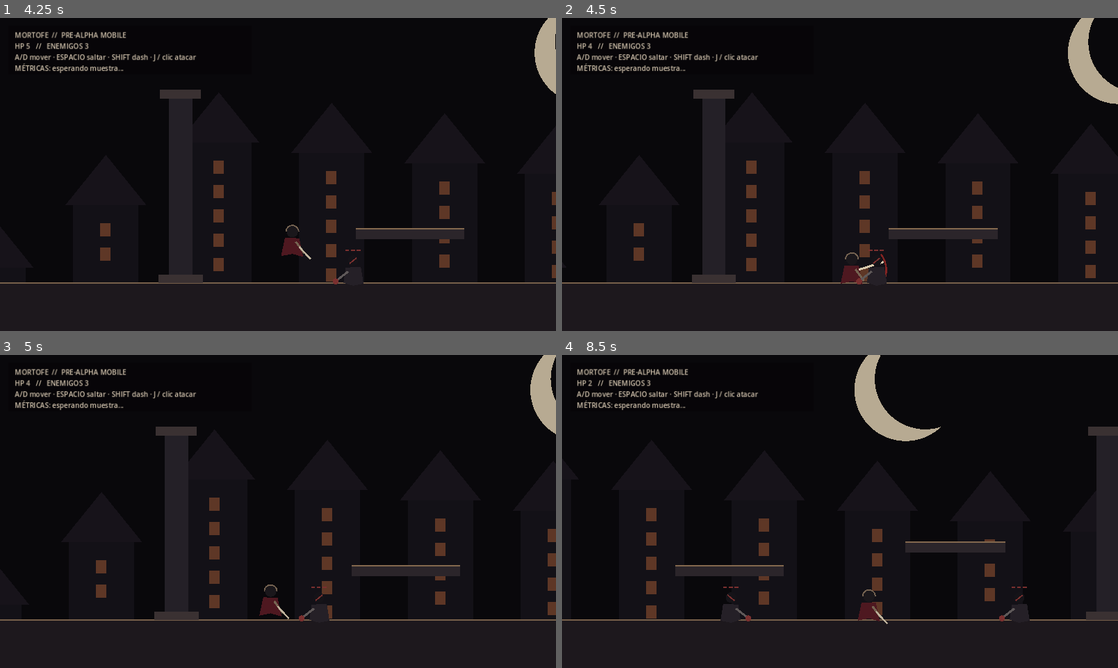
Above: before the commit, frames 1-4 (two rows, left to right).
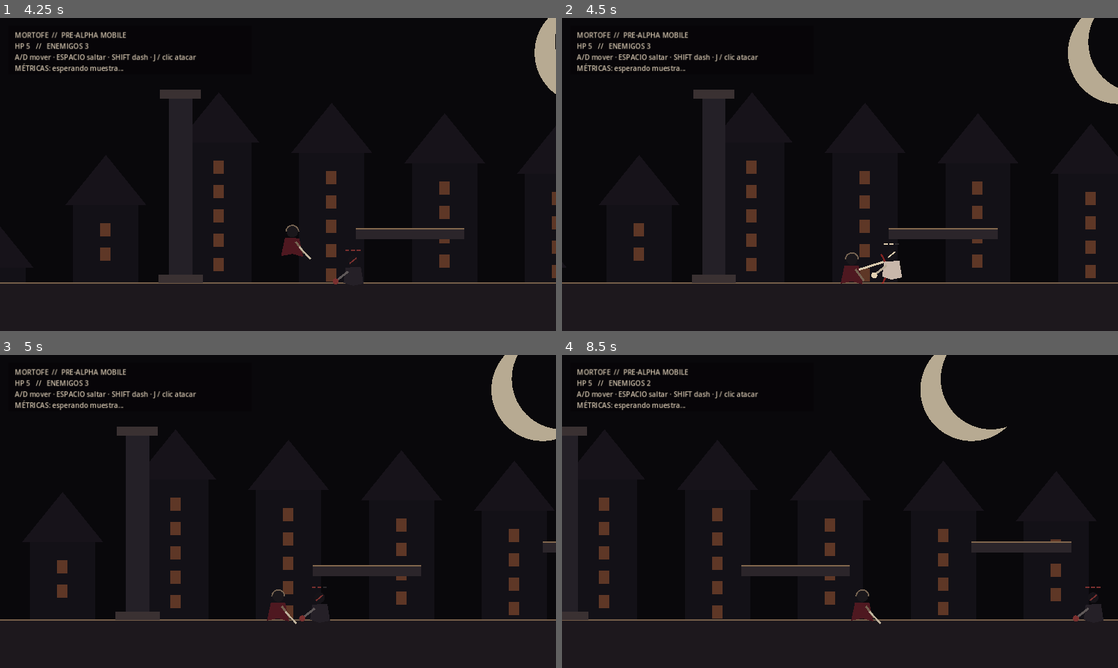
Above: after the commit, the same moments.

Repository: heliossamuelhernandezreyes/Godot-juegos-2d
Game: Godot game, scene res://main.tscn
Same seed, same stepped clock (60 frames per second), same inputs: the game is played once before the commit and once after it.
Inputs (mouse positions are in pixels of both pictures, inside the frame that each line leads up to):
- Up to frame 1 (4.25 s): tap Enter at 0.5 s; move the mouse to (400, 158) at 0.52 s; hold D (move_right) 0.53-1.25 s; tap J (attack) at 0.6, 2.3, 3.6 s; click (400, 158) at 0.67 s; tap Space (jump) at 0.77, 3.77 s; drag from (166, 190) to (294, 243) at 1.27 s; move the mouse to (333, 105) at 2.02 s; hold A (move_left) 2.03-2.75 s; tap Shift (dash) at 2.1 s; drag from (250, 237) to (111, 127) at 2.77 s; move the mouse to (444, 221) at 3.52 s; hold D (move_right) from 3.53 s (still down)
- Up to frame 2 (4.5 s): release D (move_right) at 4.25 s; drag from (673, 127) to (756, 96) at 4.27 s
- Up to frame 3 (5 s): no input
- Up to frame 4 (8.5 s): move the mouse to (867, 511) at 5.02 s; hold D (move_right) 5.03-5.75 s; tap Shift (dash) at 5.1, 8.1 s; click (867, 511) at 5.17 s; tap J (attack) at 5.3, 6.6, 8.3 s; drag from (756, 433) to (856, 608) at 5.77 s; move the mouse to (962, 495) at 6.52 s; hold A (move_left) 6.53-7.25 s; tap Space (jump) at 6.77 s; drag from (728, 527) to (812, 608) at 7.27 s; move the mouse to (895, 442) at 8.02 s; hold D (move_right) from 8.03 s (still down)

Frame 1 is identical in both runs. In frame 2, 0.3% of the frame differs, in the area x 4-62%, y 8-86%; in frame 3, 8.2%; in frame 4, 10%, in the area x 0-100%, y 0-86%.

Commit message:
refactor(mortofe): route enemy attacks through hitbox hurtbox components

Diff:
--- a/Mortofe/scripts/enemy.gd
+++ b/Mortofe/scripts/enemy.gd
@@ -1,6 +1,9 @@
 extends CharacterBody2D
 
 signal died
+
+const Hitbox2D = preload("res://scripts/combat/hitbox_2d.gd")
+const Hurtbox2D = preload("res://scripts/combat/hurtbox_2d.gd")
 
 @export var move_speed := 92.0
 @export var aggro_distance := 520.0
@@ -10,24 +13,24 @@
 var target: Node2D
 var health := 3
 var attack_cooldown_left := 0.0
+var attack_window_left := 0.0
 var hurt_flash_left := 0.0
 var facing := -1
 var gravity := float(ProjectSettings.get_setting("physics/2d/default_gravity", 980.0))
+var attack_hitbox: Area2D
 
 func _ready() -> void:
 	health = max_health
 	collision_layer = 4
 	collision_mask = 1
-	var collision := CollisionShape2D.new()
-	var capsule := CapsuleShape2D.new()
-	capsule.radius = 17.0
-	capsule.height = 50.0
-	collision.shape = capsule
-	add_child(collision)
+	_build_collision()
+	_build_hurtbox()
+	_build_attack_hitbox()
 	queue_redraw()
 
 func _physics_process(delta: float) -> void:
 	attack_cooldown_left = maxf(0.0, attack_cooldown_left - delta)
+	attack_window_left = maxf(0.0, attack_window_left - delta)
 	hurt_flash_left = maxf(0.0, hurt_flash_left - delta)
 
 	if not is_on_floor():
@@ -48,6 +51,8 @@
 	else:
 		velocity.x = move_toward(velocity.x, 0.0, 700.0 * delta)
 
+	if is_instance_valid(attack_hitbox):
+		attack_hitbox.position.x = 36.0 * float(facing)
 	move_and_slide()
 	queue_redraw()
 
@@ -55,8 +60,14 @@
 	if distance > attack_distance or attack_cooldown_left > 0.0:
 		return
 	attack_cooldown_left = 0.9
-	if target.has_method("take_damage"):
-		target.take_damage(1, global_position)
+	attack_window_left = 0.14
+	if is_instance_valid(attack_hitbox):
+		attack_hitbox.begin_window()
+	get_tree().create_timer(0.14).timeout.connect(_finish_attack_window)
+
+func _finish_attack_window() -> void:
+	if is_instance_valid(attack_hitbox):
+		attack_hitbox.end_window()
 
 func take_damage(amount: int, source_position: Vector2) -> void:
 	health -= amount
@@ -68,6 +79,29 @@
 	if health <= 0:
 		died.emit()
 		queue_free()
+
+func _build_collision() -> void:
+	var collision := CollisionShape2D.new()
+	var capsule := CapsuleShape2D.new()
+	capsule.radius = 17.0
+	capsule.height = 50.0
+	collision.shape = capsule
+	add_child(collision)
+
+func _build_hurtbox() -> void:
+	var hurtbox := Hurtbox2D.new()
+	var capsule := CapsuleShape2D.new()
+	capsule.radius = 18.0
+	capsule.height = 52.0
+	hurtbox.configure(self, 64, capsule)
+	add_child(hurtbox)
+
+func _build_attack_hitbox() -> void:
+	attack_hitbox = Hitbox2D.new()
+	var rect := RectangleShape2D.new()
+	rect.size = Vector2(58, 46)
+	attack_hitbox.configure(self, 1, 32, rect)
+	add_child(attack_hitbox)
 
 func _draw() -> void:
 	var dir := float(facing)
@@ -89,6 +123,9 @@
 	draw_line(Vector2(11.0 * dir, -2), Vector2(38.0 * dir, 19), iron, 5.0)
 	draw_circle(Vector2(40.0 * dir, 21), 7.0, accent)
 
+	if attack_window_left > 0.0:
+		draw_arc(Vector2(16.0 * dir, 2), 48.0, -0.5 if facing > 0 else PI - 0.5, 0.45 if facing > 0 else PI + 0.45, 14, Color(0.72, 0.15, 0.13, 0.58), 4.0)
+
 	# Tiny health marks are intentionally debug-like for the first slice.
 	for i in range(max_health):
 		var c := accent if i < health else Color("2b292c")
